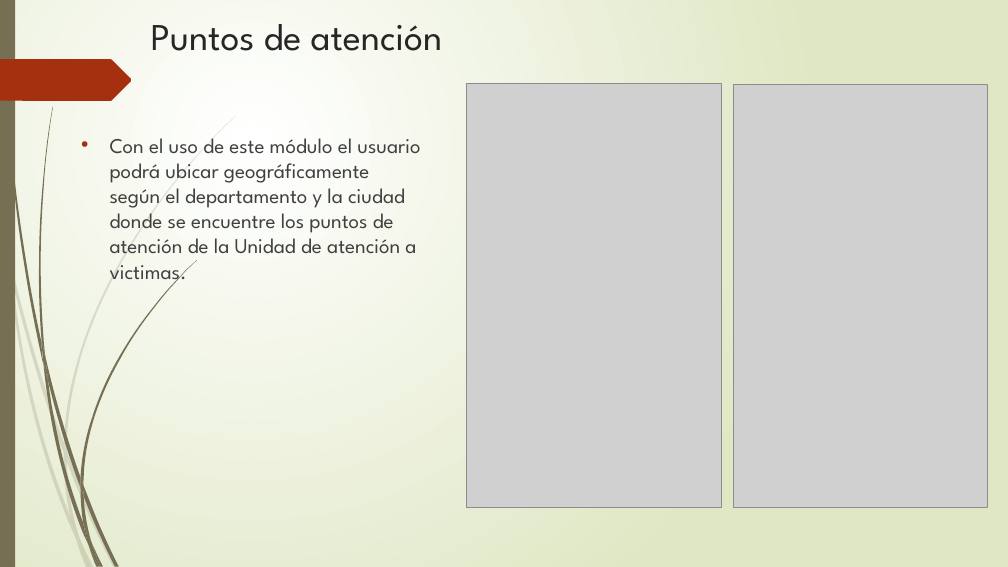
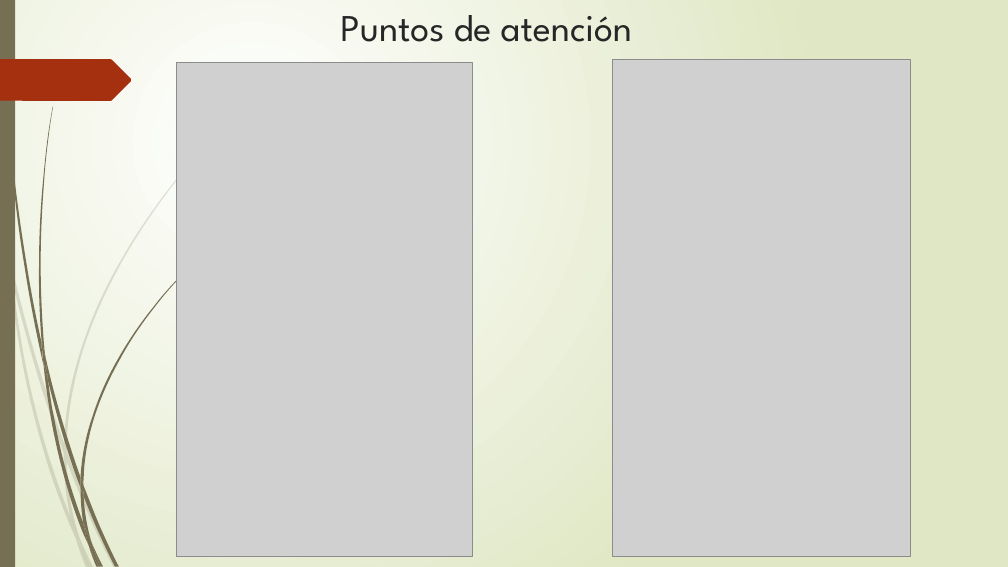
Before and after one commit to anfesmo/Oferta_Institucional, a slide deck: slide 10 of Presentación1.pptx (slide 7 before the commit). Drawn at 1008x567 pixels with LibreOffice and Linux fonts; fonts in the diff are those of the drawing; grey boxes stand for pictures. Boxes give left, top, right and bottom in pixels: in the first picture for what was removed or moved away, otherwise in the second. Text is boxed around its words. In the diff, an @@ line names an element or a change of style, - is before the commit and + after.

```diff
--- a/Presentación1.pptx
+++ b/Presentación1.pptx
@@ title "Puntos de atención" moved from (x1=151, y1=24, x2=442, y2=51) to (x1=340, y1=15, x2=632, y2=42) @@
@@ picture resized from (x1=467, y1=84, x2=721, y2=508) to (x1=176, y1=63, x2=473, y2=557) @@
@@ picture resized from (x1=734, y1=85, x2=988, y2=507) to (x1=613, y1=60, x2=910, y2=557) @@
@@ text removed at (x1=110, y1=138, x2=420, y2=285) @@
-• Con el uso de este módulo el usuario podrá ubicar geográficamente según el departamento y la ciudad donde se encuentre los puntos de atención de la Unidad de atención a victimas.
```
Also in this commit, not shown: 5 other slides changed, 6 slides added, 3 slides removed, 1 other file.
